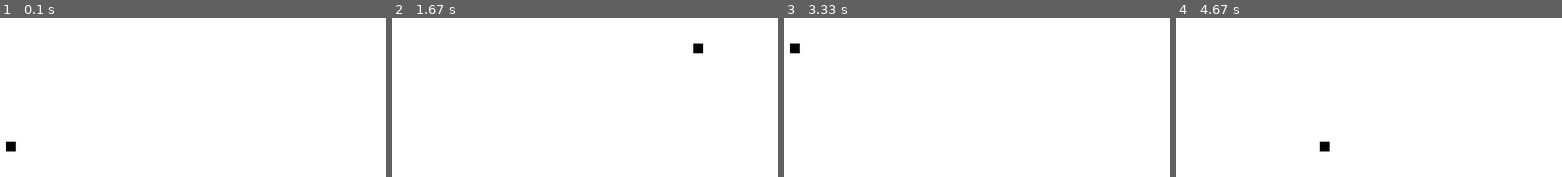
Above: before the commit, frames 1-4 (left to right).
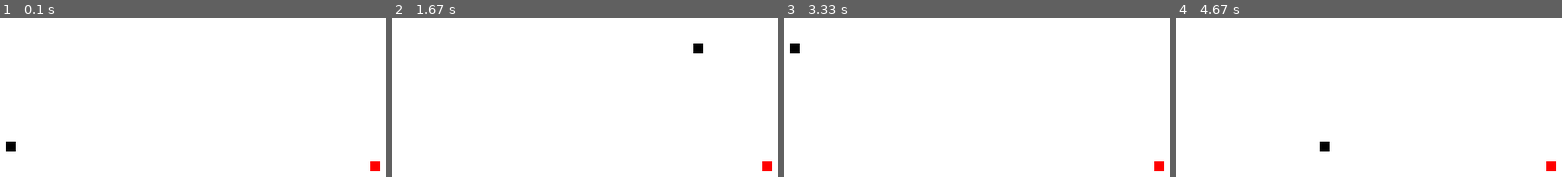
Above: after the commit, the same moments.

Repository: 009shanshukla/Snake_PyGame
Game: pygame game, started from init.py
Same seed, same stepped clock (60 frames per second), same inputs: the game is played once before the commit and once after it.
Inputs:
- Up to frame 1 (0.1 s): no input
- Up to frame 2 (1.67 s): hold Right 0.33-0.8 s; hold Up 0.83-1.13 s; hold Right 1.17-1.63 s
- Up to frame 3 (3.33 s): hold Left 1.67-2.2 s; hold Down 2.23-2.53 s; hold Left 2.57-2.97 s; hold Up from 3 s (still down)
- Up to frame 4 (4.67 s): release Up at 3.37 s; hold Right 3.4-4.03 s; hold Down 4.07-4.43 s; hold Left from 4.47 s (still down)

The runs differ from the first frame. In frame 1, 0.2% of the frame differs, in the area x 95-99%, y 90-97%; in frame 2, 0.2%; in frame 3, 0.2%; in frame 4, 0.2%.

Commit message:
apple addition

Diff:
--- a/init.py
+++ b/init.py
@@ -1,4 +1,5 @@
 import pygame
+import random
 
 ### will initialize the screen
 pygame.init()
@@ -30,6 +31,10 @@
 	ScreenText = font.render(msg, True, color)
 	GameDisplay.blit(ScreenText, [DisplayWidth/2, DisplayHeight/2])
 
+### displaying snake on screen
+def snake(Game_x, Game_y, BlockSize):
+	pygame.draw.rect(GameDisplay, black, [Game_x, Game_y, BlockSize, BlockSize])
+
 ### looping all events
 def GameLoop():
 	### Game variables
@@ -40,12 +45,19 @@
 	Game_x_change = 0
 	Game_y_change = 0
 
+	### snake's co-ordinate will be always multiple of 10, so do apple's. hence rounding number to its lowest multiple of 10
+	RandAppleX = round(random.randrange(0, DisplayWidth - BlockSize)/10.0)*10.0
+	RandAppleY = round(random.randrange(0, DisplayHeight- BlockSize)/10.0)*10.0
+
 	while not GameExit:
+
+		### if game is over
 		while GameOver == True:
 			GameDisplay.fill(white)
 			message_to_screen("You Loose, Press c to continue or q to quit", red)
 			pygame.display.update()
 
+			### if c ,q our quit is pressed
 			for event in pygame.event.get():
 				if event.type == pygame.QUIT:
 					GameExit = True
@@ -57,6 +69,7 @@
 					if event.key == pygame.K_c:
 						GameLoop()
 
+		### if one of arrow keys or quit is pressed
 		for event in pygame.event.get():
 			if event.type == pygame.QUIT:
 				GameExit = True
@@ -85,11 +98,18 @@
 		Game_y += Game_y_change
 		GameDisplay.fill(white)
 
-		### parameter(ScreenObject, color, [x, y, w, h])
-		pygame.draw.rect(GameDisplay, black, [Game_x, Game_y, BlockSize, BlockSize])
+		### fitting apple's location
+		pygame.draw.rect(GameDisplay, red, [RandAppleX, RandAppleY, BlockSize, BlockSize])
+
+		snake(Game_x, Game_y, BlockSize)
 
 		### will update the whole display screen
 		pygame.display.update()
+
+		### apple's eaten condition
+		if Game_x == RandAppleX and Game_y == RandAppleY:
+			RandAppleX = round(random.randrange(0, DisplayWidth - BlockSize)/10.0)*10.0
+			RandAppleY = round(random.randrange(0, DisplayHeight- BlockSize)/10.0)*10.0
 
 		### give freeze time frame per seconds
 		clock.tick(FPS)
